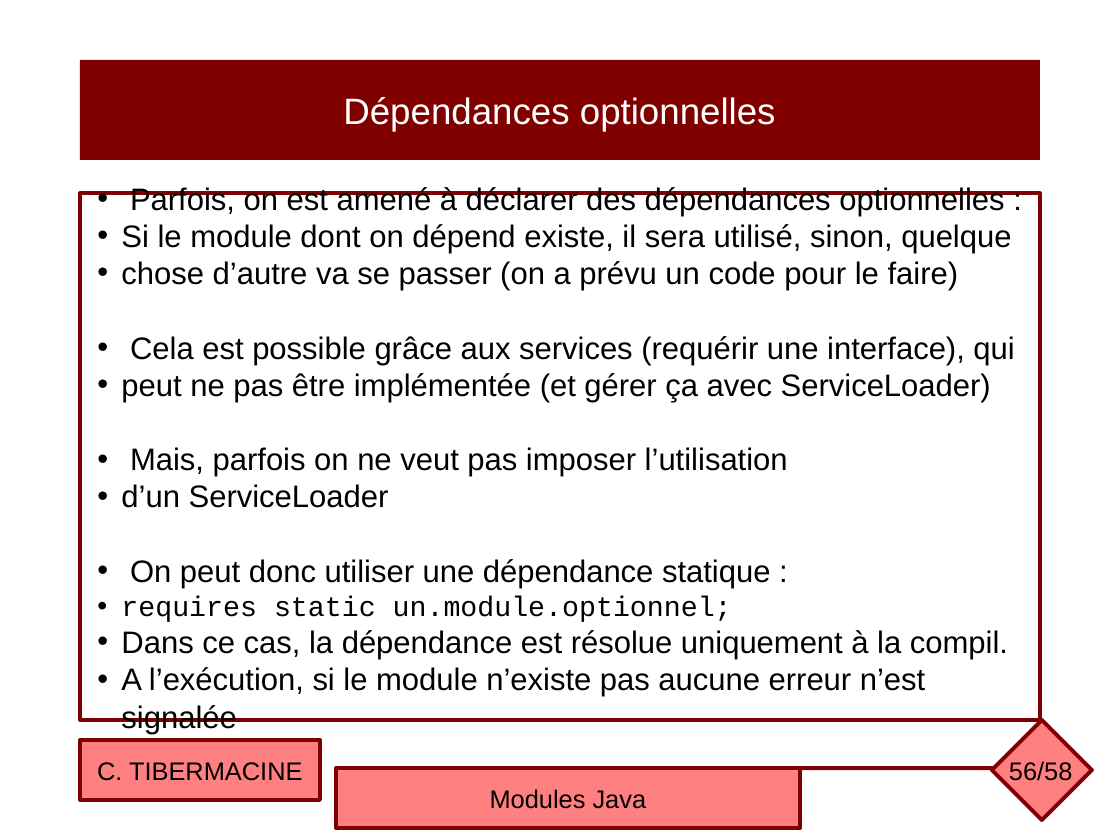
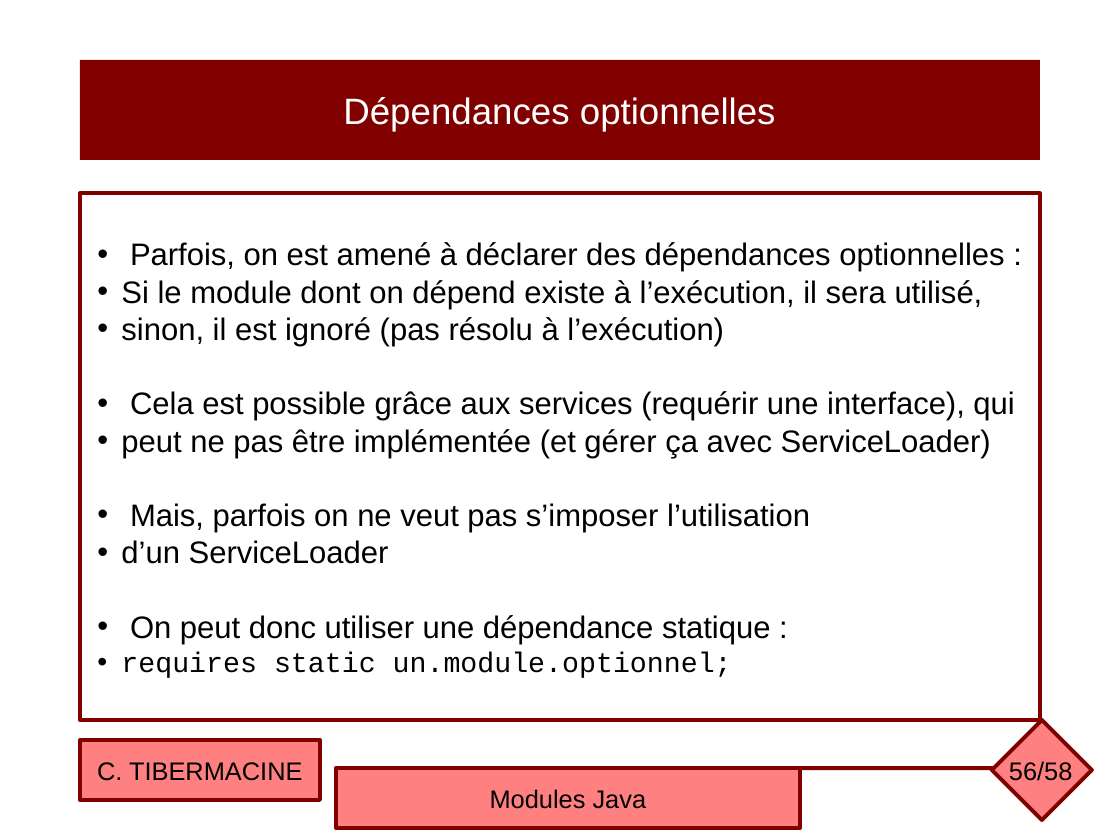
Before and after one commit to ctiber/composants, a slide deck: slide 56 of cours/cours6.odp. Drawn at 1120x840 pixels with LibreOffice and Linux fonts; fonts in the diff are those of the drawing. Boxes give left, top, right and bottom in pixels: in the first picture for what was removed or moved away, otherwise in the second. Text is boxed around its words. In the diff, an @@ line names an element or a change of style, - is before the commit and + after.

Commit message:
Mise à jour des slides du cours Modules Java

```diff
--- a/cours/cours6.odp
+++ b/cours/cours6.odp
@@ text in rectangle at box(121, 280, 983, 346): text changed @@
-• Si le module dont on dépend existe, il sera utilisé, sinon, quelque
-• chose d’autre va se passer (on a prévu un code pour le faire)
+• Si le module dont on dépend existe à l’exécution, il sera utilisé,
+• sinon, il est ignoré (pas résolu à l’exécution)
@@ text in rectangle at box(130, 503, 810, 532): text changed @@
-• Mais, parfois on ne veut pas imposer l’utilisation
+• Mais, parfois on ne veut pas s’imposer l’utilisation
@@ text in rectangle at box(121, 630, 1008, 734): paragraphs removed @@
-• Dans ce cas, la dépendance est résolue uniquement à la compil.
-• A l’exécution, si le module n’existe pas aucune erreur n’est signalée
```
Also in this commit, not shown: 3 other slides changed, 3 other files.
